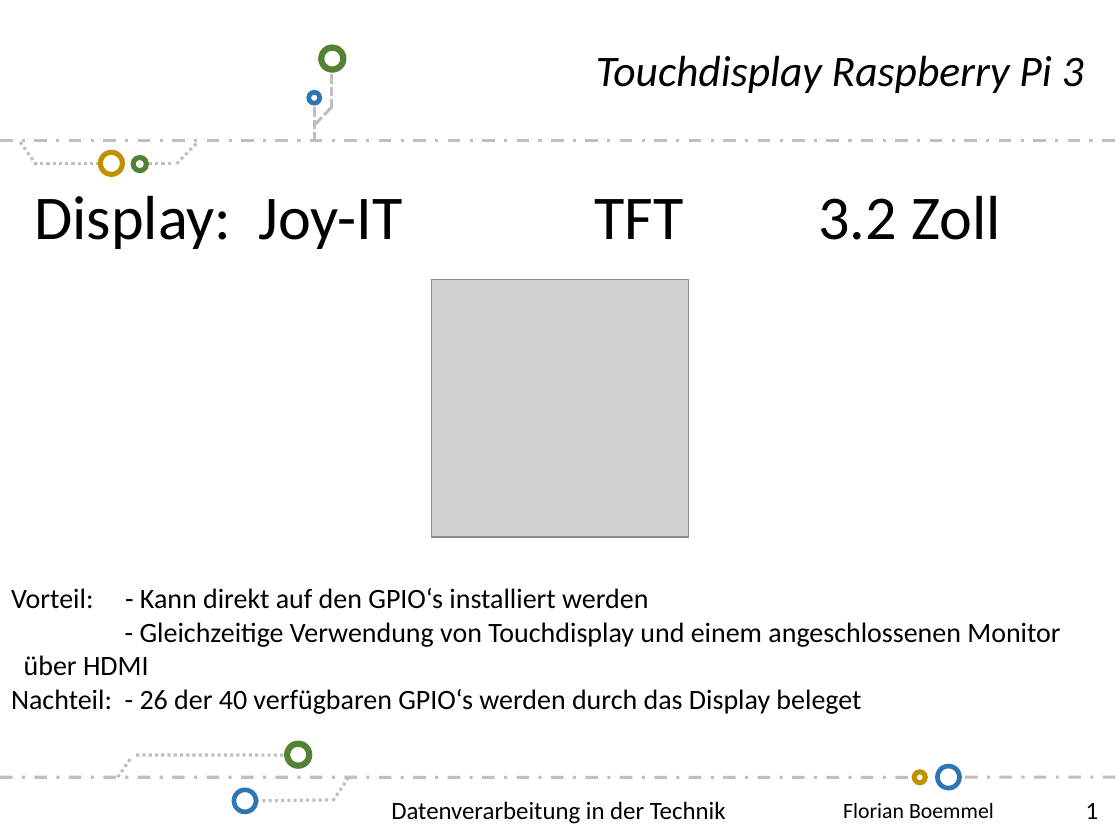
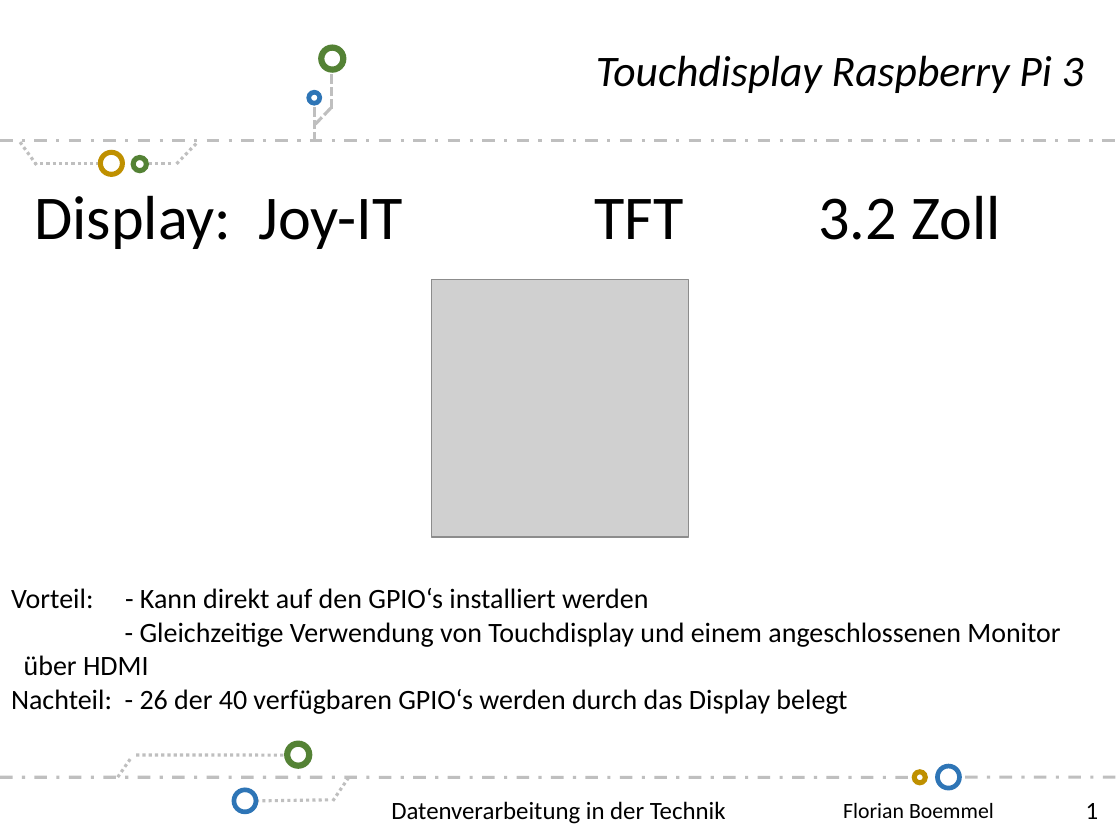
Before and after one commit to scd42636/DT_WS1718_02_StarCar, a slide deck: slide 1 of dokumentation/bof31844/Folien-Florian-Boemmel.pptx. Drawn at 1120x840 pixels with LibreOffice and Linux fonts; fonts in the diff are those of the drawing; grey boxes stand for pictures; background and template pictures are left out. Boxes give left, top, right and bottom in pixels: in the first picture for what was removed or moved away, otherwise in the second. Text is boxed around its words. In the diff, an @@ line names an element or a change of style, - is before the commit and + after.

```diff
--- a/dokumentation/bof31844/Folien-Florian-Boemmel.pptx
+++ b/dokumentation/bof31844/Folien-Florian-Boemmel.pptx
@@ text at [11, 689, 847, 714]: text changed @@
-Nachteil: - 26 der 40 verfügbaren GPIO‘s werden durch das Display beleget
+Nachteil: - 26 der 40 verfügbaren GPIO‘s werden durch das Display belegt
```
Also in this commit, not shown: 3 other slides changed, 2 slides added, 2 other files.
